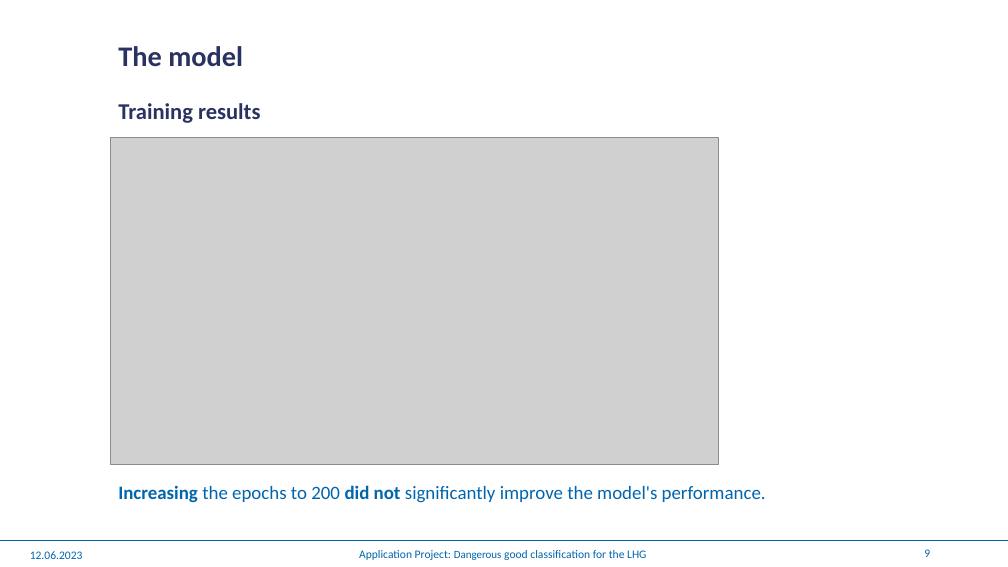
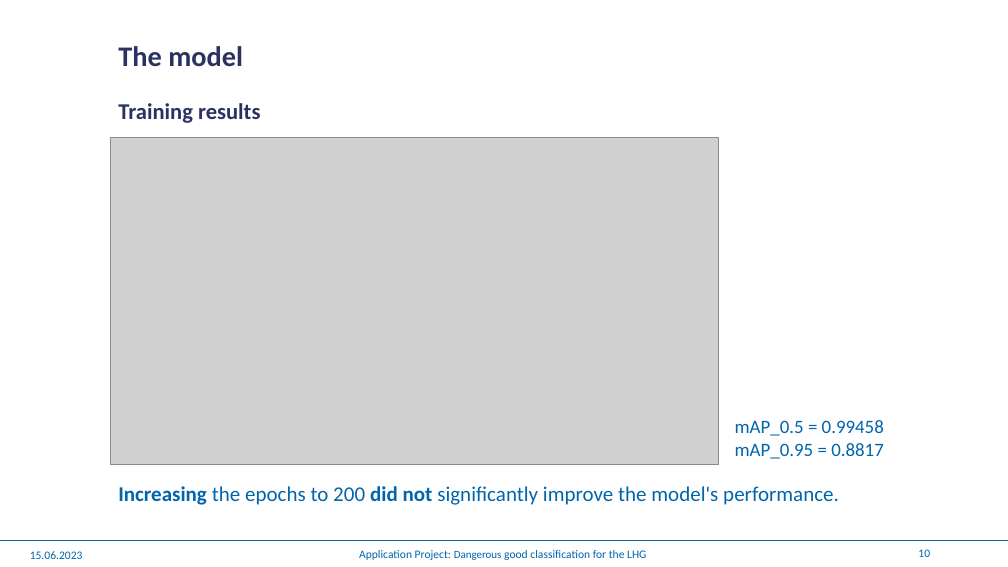
Before and after one commit to winterForestStump/application_project, a slide deck: slide 10 of Application Project.pptx (slide 9 before the commit). Drawn at 1008x567 pixels with LibreOffice and Linux fonts; fonts in the diff are those of the drawing; grey boxes stand for pictures; background and template pictures are left out. Boxes give left, top, right and bottom in pixels: in the first picture for what was removed or moved away, otherwise in the second. Text is boxed around its words. In the diff, an @@ line names an element or a change of style, - is before the commit and + after.

```diff
--- a/Application Project.pptx
+++ b/Application Project.pptx
@@ text added at [735, 420, 884, 459], 18 pt, text #0065AD @@
+mAP_0.5 = 0.99458
+mAP_0.95 = 0.8817
@@ text "Increasing the epochs to 200 ..." at [118, 486, 839, 505]: size 18 to 20 pt @@
@@ text at [30, 551, 83, 559]: text changed @@
-12.06.2023
+15.06.2023
@@ page number at [918, 549, 930, 557]: text changed @@
-9
+10
```
Also in this commit, not shown: 12 other slides changed, 2 slides added, 1 slide removed.
